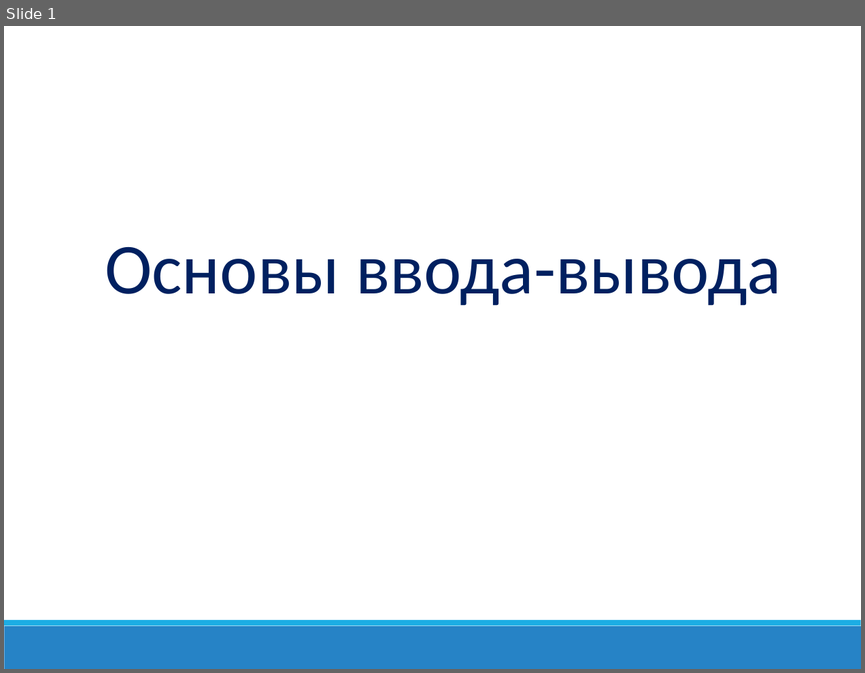
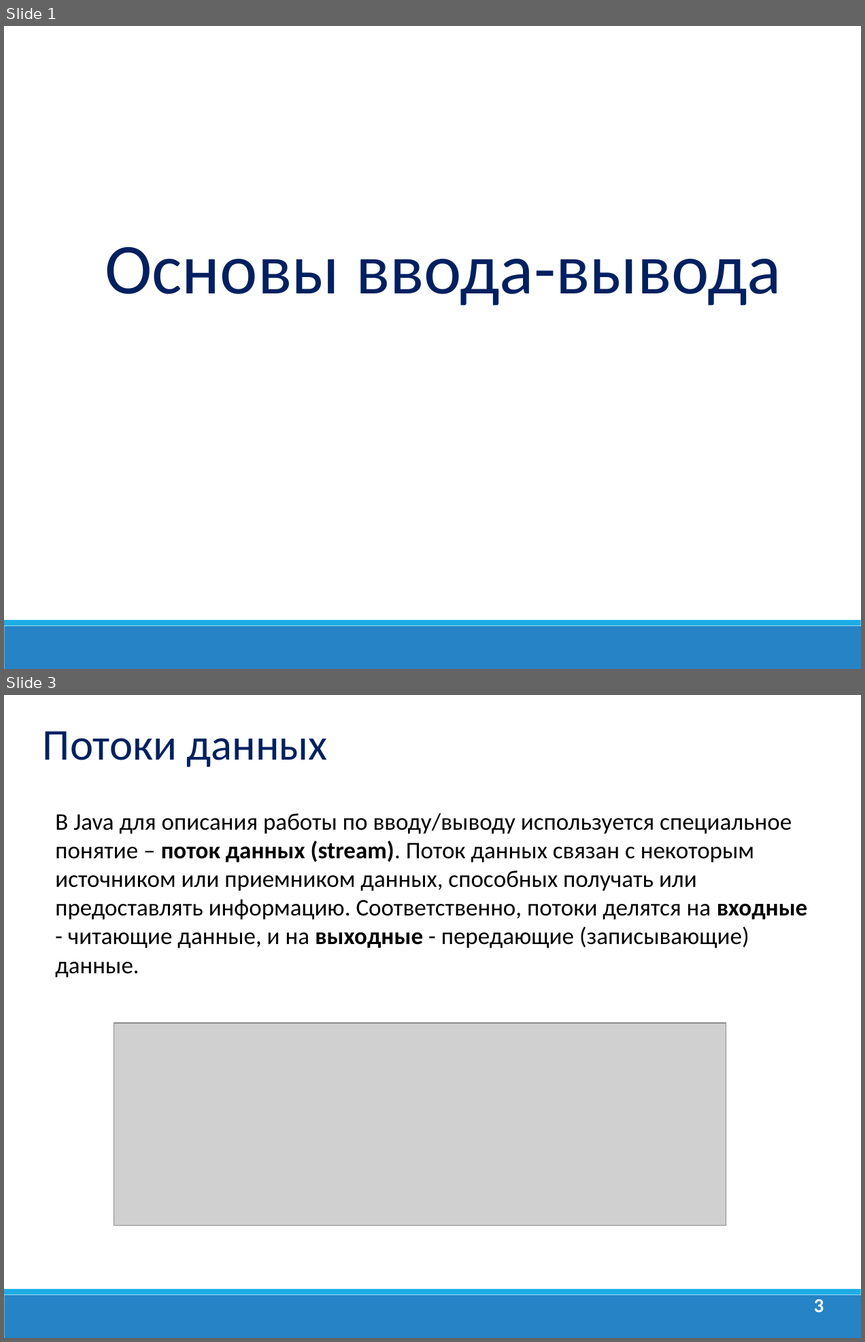
Before and after one commit to dmitry-academy/academy_5220, a slide deck: academy5220/resources/presentations_old/Java_Lection_11.Потоки ввода вывода.ppt. Shown one above the other, each under a label of ours: slide 1 before the commit, slides 1 and 3 after it; the slides between them are not shown. The pictures are 865x673 and 865x1342 pixels, drawn with LibreOffice and Linux fonts; fonts in the diff are those of the drawing; grey boxes stand for pictures; background and template pictures are left out. Boxes give left, top, right and bottom in pixels: in the first picture for what was removed or moved away, otherwise in the second. Text is boxed around its words. In the diff, an @@ line names an element or a change of style, - is before the commit and + after.

```diff
--- a/academy5220/resources/presentations_old/Java_Lection_11.Потоки ввода вывода.ppt
+++ b/academy5220/resources/presentations_old/Java_Lection_11.Потоки ввода вывода.ppt
@@ slide 3 added at box(4, 695, 861, 1338), background #FFFFFF; not listed: 2 template elements that a slide beside it also shows @@
@@ text added at box(43, 731, 328, 767), 37 pt, text #002060 @@
+Потоки данных
@@ text added at box(55, 813, 808, 977), 20 pt, text #000000 @@
+В Java для описания работы по вводу/выводу используется специальное понятие – поток данных (stream). Поток данных связан с некоторым источником или приемником данных, способных получать или предоставлять информацию. Соответственно, потоки делятся на входные - читающие данные, и на выходные - передающие (записывающие) данные.
@@ picture added at box(113, 1022, 726, 1225) @@
@@ page number added at box(814, 1299, 824, 1312), 16.6 pt, text #FFFFFF, bold @@
+3
```
Also in this commit, not shown: 9 slides changed, 29 other slides added, 2 slides removed, 18 other files.
